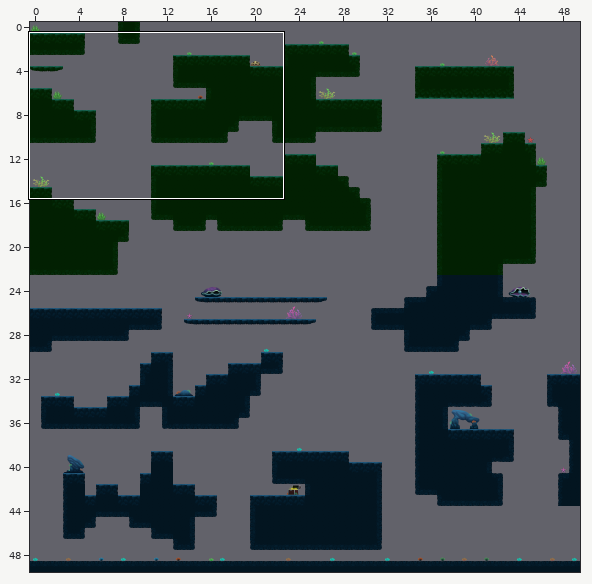
An edit to a level. Tiled map (JSON), client/public/assets/tilemap/map.json. The first picture is a wide view before the edit; the outline marks the close-up.
Close-up. The starting point:
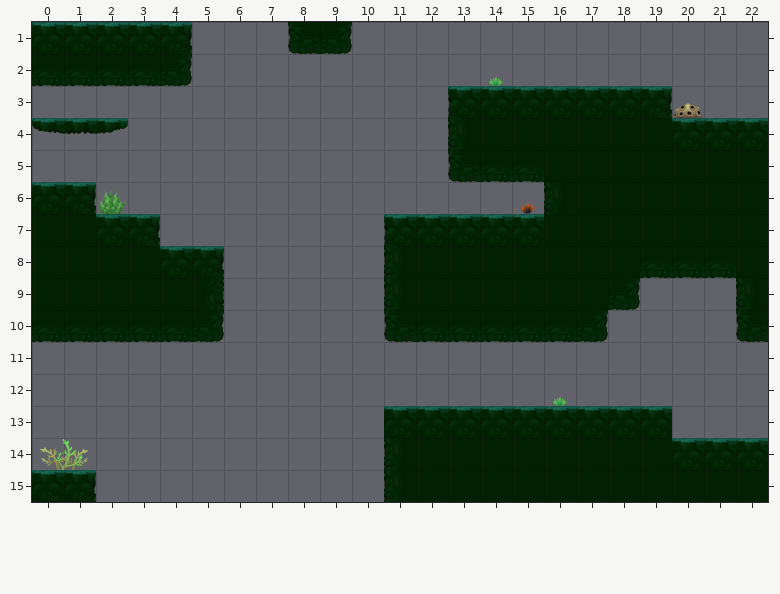
Cells are 128x128 px. Shown: x 0..22, y 1..15. The commit also changed other parts of the map, which this record leaves out.
The result:
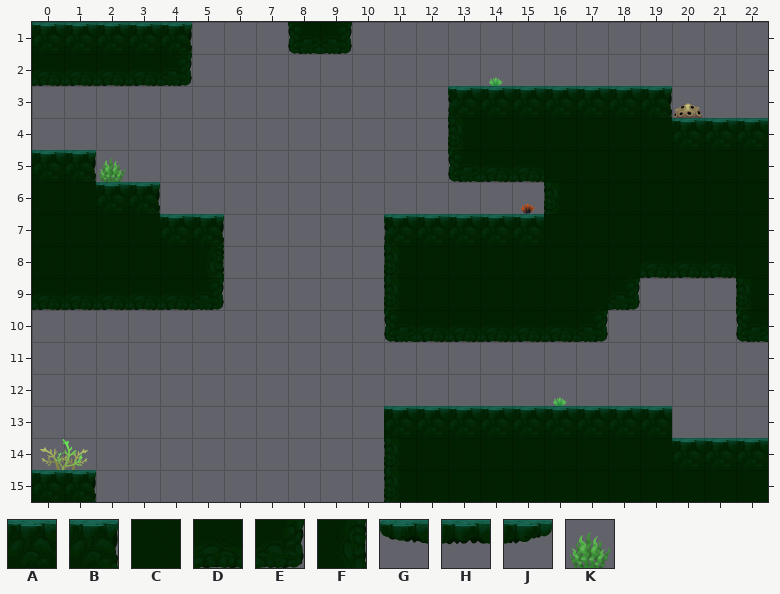
Key: from "DeepWater_Green": A 2, B 3, C 5, D 14, E 15, F 43, G 48, H 49, J 50; from "DeepWater_Object": K 12.
_ is an empty cell, . an unchanged one.
Change:
--- layer "Background_Layer"
@@ x 2..2 @@
- 5 _
- 6 K
+ 5 K
+ 6 _
--- layer "Collision_Layer"
@@ x 0..5 @@
- 4 GHJ...
- 5 __....
- 6 AB__..
- 7 ..AB__
- 8 ....AB
- 9 CCCCCF
-10 DDDDDE
+ 4 ___...
+ 5 AB....
+ 6 CCAB..
+ 7 ..CCAB
+ 8 ....CF
+ 9 DDDDDE
+10 ______
Pixel boxes of the changes (left, top, right, bottom) in both close-ups:
changed: (32, 118, 224, 342)
